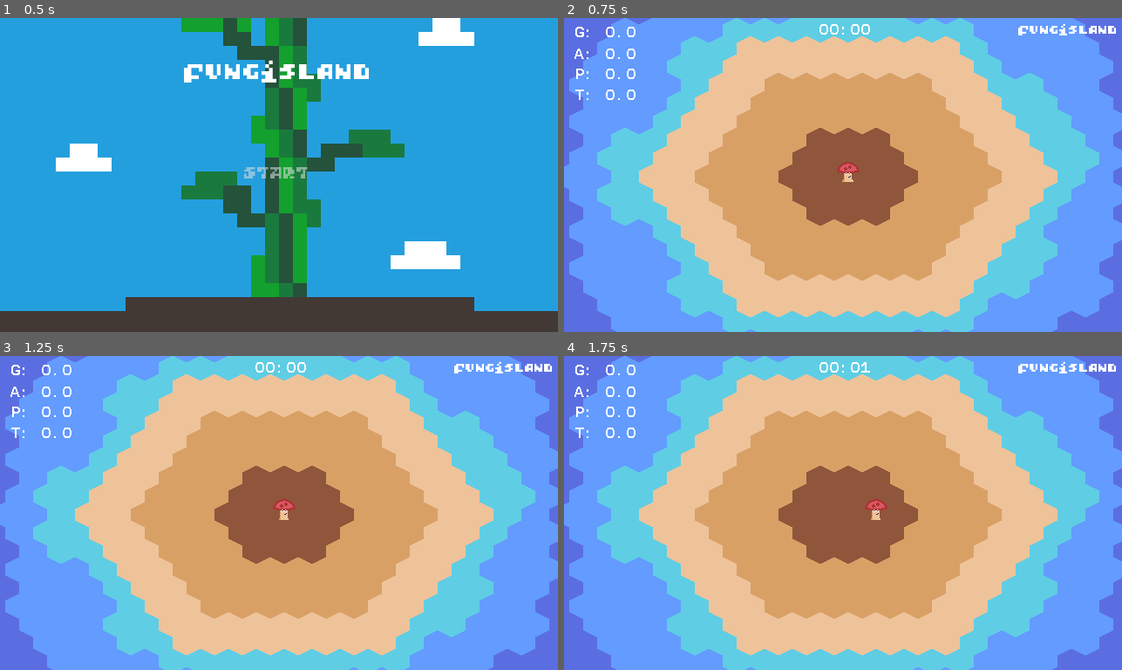
Above: before the commit, frames 1-4 (two rows, left to right).
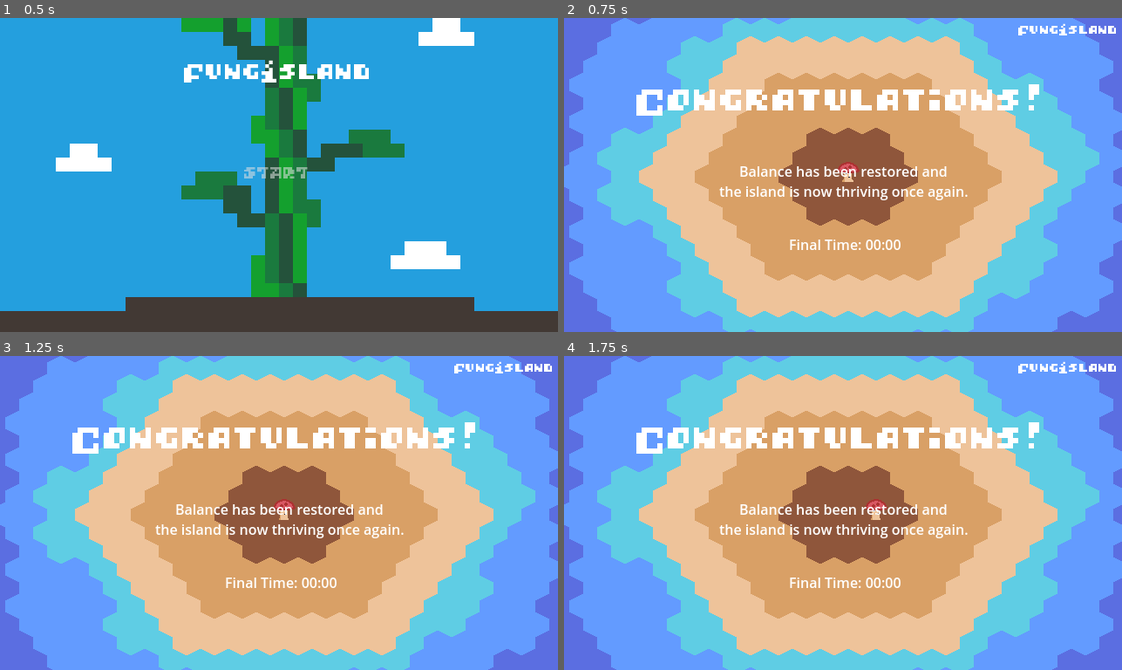
Above: after the commit, the same moments.

Repository: divergent-rainbows/shroomtide
Game: Godot game, scene res://world/start_screen.tscn
The game is run twice, just before and just after one commit, with the same random seed, the same clock (stepped at 60 frames per second) and the same inputs.
Inputs:
- Up to frame 1 (0.5 s): no input
- Up to frame 2 (0.75 s): click "START" at 0.5 s
- Up to frame 3 (1.25 s): no input
- Up to frame 4 (1.75 s): tap Enter (ui_accept) at 1.25, 1.52 s; hold Right (ui_right) from 1.28 s (still down)

Frame 1 is identical in both runs. In frame 2, 4.8% of the frame differs, in the area x 1-86%, y 1-74%; in frame 3, 4.8%; in frame 4, 4.8%.
Error in both runs: Invalid assignment of property or key 'energy' with value of type 'int' on a base object of type 'Resource (SaveData)'. (res://scripts/save_manager.gd:9)

Commit message:
Update plant settings Change win condition to healing all plants Update nurture reward Hide unused compounds/ currencies

Diff:
--- a/assets/radial_menu.tres
+++ b/assets/radial_menu.tres
@@ -1,6 +1,6 @@
 [gd_resource type="Theme" load_steps=2 format=3 uid="uid://bu3qilx747ohm"]
 
-[ext_resource type="FontFile" uid="uid://dyyb1vtu7nu5" path="res://assets/Quixel.ttf" id="1_ub2oj"]
+[ext_resource type="FontFile" uid="uid://b5rbgyjenb6jm" path="res://assets/fonts/NicoClean/NicoClean-Monospaced.otf" id="1_cg8wq"]
 
 [resource]
-default_font = ExtResource("1_ub2oj")
+default_font = ExtResource("1_cg8wq")
--- a/plant_types/shrubs_default.tres
+++ b/plant_types/shrubs_default.tres
@@ -13,16 +13,16 @@
 max_healthy_leaves = 0
 network_cost = 10
 revive_cost = 20
-nurture_cost = 5
-leaf_cost_basis = 15
+nurture_cost = 10
+leaf_cost_basis = 3
 initial_leaf_count = 10
 leaves = Array[int]([])
 g_rate = 1.0
-a_rate = 0.0
+a_rate = 1.0
 p_rate = 0.0
 t_rate = 0.0
 run_multiplier = 5
-max_num_leaves = 40
+max_num_leaves = 25
 height_reached = 0.0
 leaves_reached = 0
 total_runs = 0
--- a/plant_types/stalks_default.tres
+++ b/plant_types/stalks_default.tres
@@ -13,16 +13,16 @@
 max_healthy_leaves = 0
 network_cost = 50
 revive_cost = 100
-nurture_cost = 3
-leaf_cost_basis = 10
+nurture_cost = 15
+leaf_cost_basis = 2
 initial_leaf_count = 20
 leaves = Array[int]([])
-g_rate = 1.0
+g_rate = 0.5
 a_rate = 0.0
-p_rate = 0.0
-t_rate = 0.0
+p_rate = 1.0
+t_rate = 0.5
 run_multiplier = 5
-max_num_leaves = 60
+max_num_leaves = 50
 height_reached = 0.0
 leaves_reached = 0
 total_runs = 0
--- a/plant_types/trees_default.tres
+++ b/plant_types/trees_default.tres
@@ -11,18 +11,18 @@
 is_revived = false
 num_healthy_leaves = 0
 max_healthy_leaves = 0
-network_cost = 1000
-revive_cost = 500
-nurture_cost = 1
-leaf_cost_basis = 2
+network_cost = 750
+revive_cost = 300
+nurture_cost = 20
+leaf_cost_basis = 1
 initial_leaf_count = 30
 leaves = Array[int]([])
-g_rate = 1.0
-a_rate = 1.0
-p_rate = 1.0
-t_rate = 1.0
+g_rate = 0.25
+a_rate = 0.5
+p_rate = 0.25
+t_rate = 0.25
 run_multiplier = 5
-max_num_leaves = 150
+max_num_leaves = 100
 height_reached = 0.0
 leaves_reached = 0
 total_runs = 0
--- a/platformer/platformer.tscn
+++ b/platformer/platformer.tscn
@@ -259,4 +259,3 @@
 process_callback = 0
 wait_time = 30.0
 one_shot = true
-autostart = true
--- a/platformer/platformer_base.gd
+++ b/platformer/platformer_base.gd
@@ -31,6 +31,8 @@
 	right_lane = leaf_map.local_to_map(Vector2(Global.RIGHT_LANE_X, 0)).x
 	generate_leaves(plant_data.leaves)
 	hud.update_record_height(plant_data.height_reached)
+	timer.wait_time = plant_data.get_nurture_time()
+	timer.start()
 
 func _process(_delta: float) -> void:
 	run_height = max((starting_y - player.position.y), run_height)
--- a/platformer/platformer_hud.gd
+++ b/platformer/platformer_hud.gd
@@ -49,6 +49,9 @@
 	if timer.time_left == 0:
 		post_run_message.text =  TIMEOUT
 	else:
+		var earned = Global.current_plant_data.get_nurture_reward()
+		Eco.add_energy(earned)
+		energy_gained.text = "Energy gained: %d" % earned
 		post_run_message.text = RUN_SUCCESS
 	post_run_message.show()
 	energy_gained.show()
--- a/scripts/eco_manager.gd
+++ b/scripts/eco_manager.gd
@@ -24,6 +24,13 @@
 			t += plant.get_terpine_per_tick()
 	add_energy(g, a, p, t)
 
+func get_tick_energy():
+	var energy = 0
+	for plant in  Global.save_data.plants:
+		if plant.is_revived:
+			energy += plant.get_glycosine_per_tick()
+	return energy
+
 func add_energy(g, a = 0, p = 0, t = 0):
 	save_data.energy_g += g
 	save_data.energy_a += a
--- a/scripts/plant_data.gd
+++ b/scripts/plant_data.gd
@@ -2,6 +2,7 @@
 class_name PlantData
 
 const HEALTH_STRING = {
+	Global.HealthStatus.Unknown: 'unknown',
 	Global.HealthStatus.Dead: 'dying',
 	Global.HealthStatus.Healing: 'on the mend',
 	Global.HealthStatus.Recovered: 'happy'
@@ -64,13 +65,13 @@
 	return plant
 
 func get_glycosine_per_tick():
-	return  get_leaf_count() * g_rate
+	return g_rate * get_health_status()
 func get_alkaline_per_tick():
-	return  get_leaf_count() * a_rate
+	return a_rate * get_health_status()
 func get_poly_per_tick():
-	return get_leaf_count() * a_rate
+	return p_rate * get_health_status()
 func get_terpine_per_tick():
-	return get_leaf_count() * t_rate
+	return t_rate * get_health_status()
 
 func generate_random_leaves():
 	var sides = [Global.LeafPosition.Left, Global.LeafPosition.Right]
@@ -88,6 +89,11 @@
 	return leaves.size() * leaf_cost_basis
 func get_leaf_count():
 	return leaves.size()
+func get_nurture_time():
+	return (get_leaf_count() / 2.0) + 5
+func get_nurture_reward():
+	print("tick: %s, \thealth: %s" % [Eco.get_tick_energy(), get_health_status()])
+	return Eco.get_tick_energy() * get_health_status() * run_multiplier
 
 func get_health_status() -> Global.HealthStatus:
 	if not is_in_network:
@@ -100,7 +106,13 @@
 		return Global.HealthStatus.Recovered
 
 func get_info():
+	for i in Save.data.plants_map.keys():
+		var p = Save.data.plants_map[i]
+		print(i, ": %s, %s" % [p.stringify_type(), p.stringify_health()])
 	return "%s has %d leaves\nGlycosine Rate: %.2f" % [PLANT_TYPE_STRING[type],  get_leaf_count(), g_rate]
 
 func stringify_type() -> String:
 	return PLANT_TYPE_STRING[type]
+
+func stringify_health() -> String:
+	return HEALTH_STRING[get_health_status()]
--- a/world/plant_area.tscn
+++ b/world/plant_area.tscn
@@ -60,6 +60,7 @@
 offset_bottom = -4.0
 grow_horizontal = 2
 grow_vertical = 2
+theme = ExtResource("7_nnsc4")
 script = ExtResource("4_yet14")
 metadata/_edit_use_anchors_ = true
 
@@ -275,6 +276,7 @@
 offset_top = 76.6
 offset_right = 497.2
 offset_bottom = 120.4
+theme = ExtResource("7_nnsc4")
 metadata/_edit_use_anchors_ = true
 
 [connection signal="body_entered" from="." to="." method="_on_body_entered"]
--- a/world/world.gd
+++ b/world/world.gd
@@ -23,7 +23,7 @@
 		Vector2i(15,11),
 	],
 	Global.PlantType.Shrub:  [
-		Vector2i(6,9),
+		Vector2i(7,6),
 		Vector2i(10,2),
 		Vector2i(10,13),
 		Vector2i(11,5),
@@ -51,7 +51,7 @@
 		world_hud.show_end_of_game()
 		return
 	world_hud.update()
-	check_game_over()
+	check_game_over_by_plant_health()
 
 static func initialize_plant_data() -> void:
 	var new_plants := {} as Dictionary[Vector2i, PlantData]
@@ -73,7 +73,7 @@
 func _on_sprint_timer_timeout() -> void:
 	save_data.run_time += sprint_timer.wait_time
 
-func check_game_over() -> void:
+func check_game_over_by_energy() -> void:
 	var g_achieved = save_data.energy_g > Global.G_MAX
 	var a_achieved = save_data.energy_a > Global.A_MAX
 	var p_achieved = save_data.energy_p > Global.P_MAX
@@ -81,3 +81,12 @@
 	if g_achieved and a_achieved and p_achieved and t_achieved:
 		sprint_timer.stop()
 		game_over = true
+
+func check_game_over_by_plant_health() -> void:
+	var all_recovered = true
+	for plant in  Global.save_data.plants:
+		if plant.get_health_status() != Global.HealthStatus.Recovered:
+			all_recovered = false
+	if all_recovered:
+		sprint_timer.stop()
+		game_over = true
--- a/world/world.tscn
+++ b/world/world.tscn
@@ -114,6 +114,7 @@
 context_menu_enabled = true
 
 [node name="A" type="RichTextLabel" parent="World HUD"]
+visible = false
 layout_mode = 0
 offset_left = 2.0
 offset_top = 34.0
@@ -124,6 +125,7 @@
 autowrap_mode = 0
 
 [node name="P" type="RichTextLabel" parent="World HUD"]
+visible = false
 layout_mode = 0
 offset_left = 2.0
 offset_top = 57.0
@@ -134,6 +136,7 @@
 autowrap_mode = 0
 
 [node name="T" type="RichTextLabel" parent="World HUD"]
+visible = false
 layout_mode = 0
 offset_left = 2.0
 offset_top = 81.0
--- a/world/world_hud.gd
+++ b/world/world_hud.gd
@@ -38,19 +38,19 @@
 	if amount_a > Global.A_MAX:
 		a.text = "%s - %s" % [A_SYMBOL, COMPOUND_SUCCESS]
 	if amount_a != 0:
-		a.show()
+		pass # a.show()
 
 	p.text = "%s: %.1f" % [P_SYMBOL, amount_p]
 	if amount_a > Global.P_MAX:
 		p.text = "%s - %s" % [P_SYMBOL, COMPOUND_SUCCESS]
 	if amount_p != 0:
-		p.show()
+		pass # p.show()
 
 	t.text = "%s: %.1f" % [T_SYMBOL, amount_t]
 	if amount_a > Global.T_MAX:
 		t.text = "%s - %s" % [T_SYMBOL, COMPOUND_SUCCESS]
 	if amount_t != 0:
-		t.show()
+		pass # t.show()
 
 func update_timer():
 	var minutes = Save.data.run_time / 60
Not shown, changed: build/index.apple-touch-icon.png
Not shown, changed: build/index.icon.png
Not shown, changed: build/index.pck
Not shown, changed: build/index.wasm
